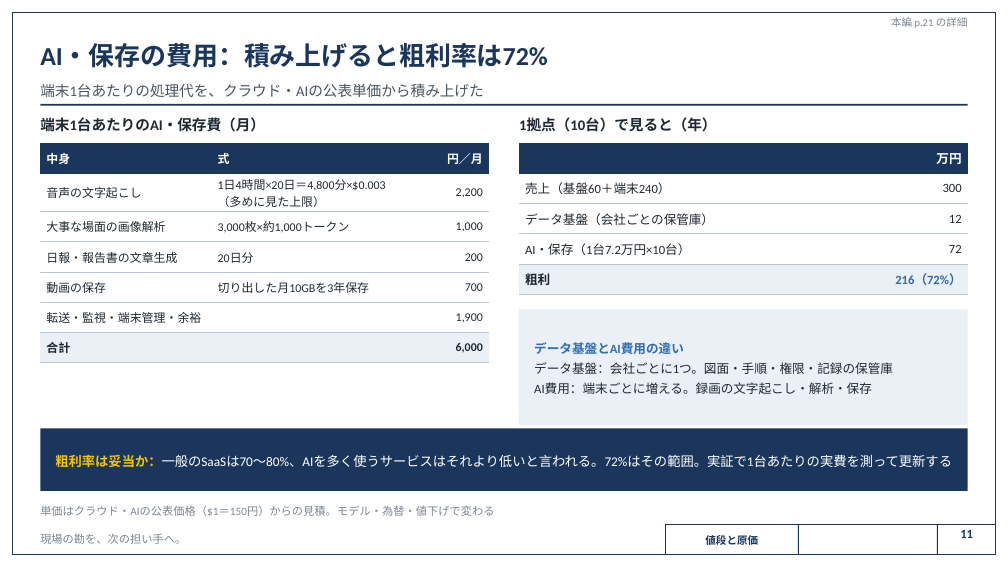
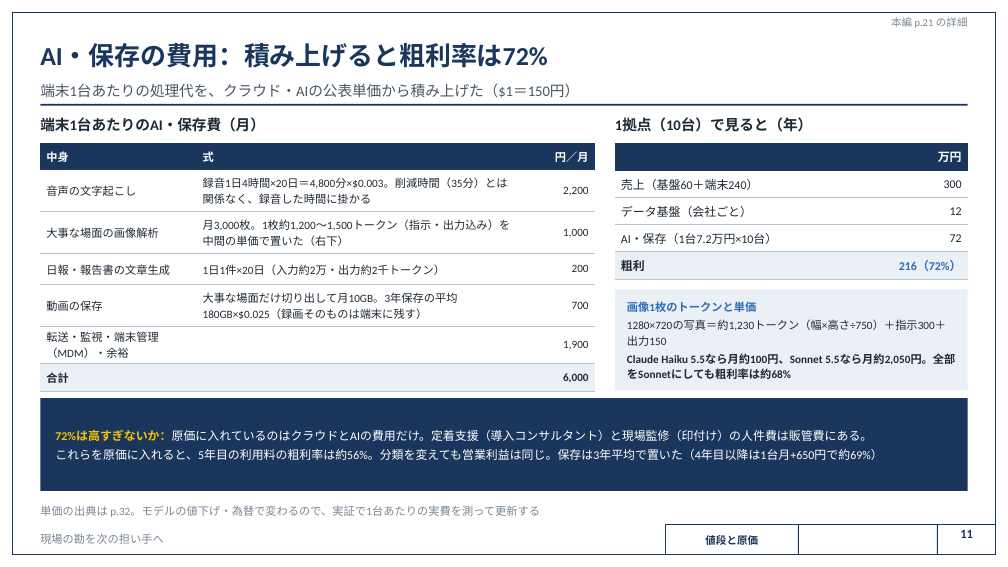
Before and after one commit to SEITOSHIKI/-ai-commute-audio-, a slide deck: slide 11 of deck/カンツギ_事業計画書_計算詳細版.pptx. Drawn at 1008x567 pixels with LibreOffice and Linux fonts; fonts in the diff are those of the drawing; background and template pictures are left out. Boxes give left, top, right and bottom in pixels: in the first picture for what was removed or moved away, otherwise in the second. Text is boxed around its words. In the diff, an @@ line names an element or a change of style, - is before the commit and + after.

```diff
--- a/deck/カンツギ_事業計画書_計算詳細版.pptx
+++ b/deck/カンツギ_事業計画書_計算詳細版.pptx
@@ text at <box>40,83,579,98</box>: text changed @@
-端末1台あたりの処理代を、クラウド・AIの公表単価から積み上げた
+端末1台あたりの処理代を、クラウド・AIの公表単価から積み上げた（$1＝150円）
@@ text "1拠点（10台）で見ると（年）": place and size @@
-text "1拠点（10台）で見ると（年）" at <box>519,117,716,132</box>
+text "1拠点（10台）で見ると（年）" at <box>615,117,812,132</box>
@@ table at <box>40,143,595,387</box> @@
-row 2, column 2: 1日4時間×20日＝4,800分×$0.003（多めに見た上限）
+row 2, column 2: 録音1日4時間×20日＝4,800分×$0.003。削減時間（35分）とは関係なく、録音した時間に掛かる
-row 3, column 2: 3,000枚×約1,000トークン
+row 3, column 2: 月3,000枚。1枚約1,200〜1,500トークン（指示・出力込み）を中間の単価で置いた（右下）
-row 4, column 2: 20日分
+row 4, column 2: 1日1件×20日（入力約2万・出力約2千トークン）
-row 5, column 2: 切り出した月10GBを3年保存
+row 5, column 2: 大事な場面だけ切り出して月10GB。3年保存の平均180GB×$0.025（録画そのものは端末に残す）
-row 6, column 1: 転送・監視・端末管理・余裕
+row 6, column 1: 転送・監視・端末管理（MDM）・余裕
@@ size 8.5 to 8 pt in "中身", "式", "円／月", "音声の文字起こし" and 10 more places @@
@@ table: place and size @@
-table at <box>40,143,489,357</box>
+table at <box>40,143,595,387</box>
@@ table at <box>615,143,968,278</box> @@
-row 3, column 1: データ基盤（会社ごとの保管庫）
+row 3, column 1: データ基盤（会社ごと）
@@ size 9 to 8.5 pt in "万円", "売上（基盤60＋端末240）", "300", "12" and 4 more places @@
@@ table: place and size @@
-table at <box>519,143,968,292</box>
+table at <box>615,143,968,278</box>
@@ rectangle: place and size @@
-rectangle at <box>519,309,968,425</box>
+rectangle at <box>615,289,968,390</box>
@@ text at <box>627,301,955,379</box>: text changed; size 9 to 8 pt; bold on @@
-データ基盤とAI費用の違い
-データ基盤：会社ごとに1つ。図面・手順・権限・記録の保管庫
-AI費用：端末ごとに増える。録画の文字起こし・解析・保存
+画像1枚のトークンと単価
+1280×720の写真＝約1,230トークン（幅×高さ÷750）＋指示300＋出力150
+Claude Haiku 5.5なら月約100円、Sonnet 5.5なら月約2,050円。全部をSonnetにしても粗利率は約68%
@@ rectangle: place and size @@
-rectangle at <box>40,428,968,491</box>
+rectangle at <box>40,398,968,491</box>
@@ text at <box>55,430,882,460</box>: text changed; size 9.5 to 8.5 pt @@
-粗利率は妥当か：一般のSaaSは70〜80%、AIを多く使うサービスはそれより低いと言われる。72%はその範囲。実証で1台あたりの実費を測って更新する
+72%は高すぎないか：原価に入れているのはクラウドとAIの費用だけ。定着支援（導入コンサルタント）と現場監修（印付け）の人件費は販管費にある。
+これらを原価に入れると、5年目の利用料の粗利率は約56%。分類を変えても営業利益は同じ。保存は3年平均で置いた（4年目以降は1台月+650円で約69%）
@@ text at <box>40,505,540,517</box>: text changed @@
-単価はクラウド・AIの公表価格（$1＝150円）からの見積。モデル・為替・値下げで変わる
+単価の出典は p.32。モデルの値下げ・為替で変わるので、実証で1台あたりの実費を測って更新する
@@ text at <box>40,534,164,544</box>: text changed @@
-現場の勘を、次の担い手へ。
+現場の勘を次の担い手へ
```
Also in this commit, not shown: 30 other slides changed, 34 other files.
